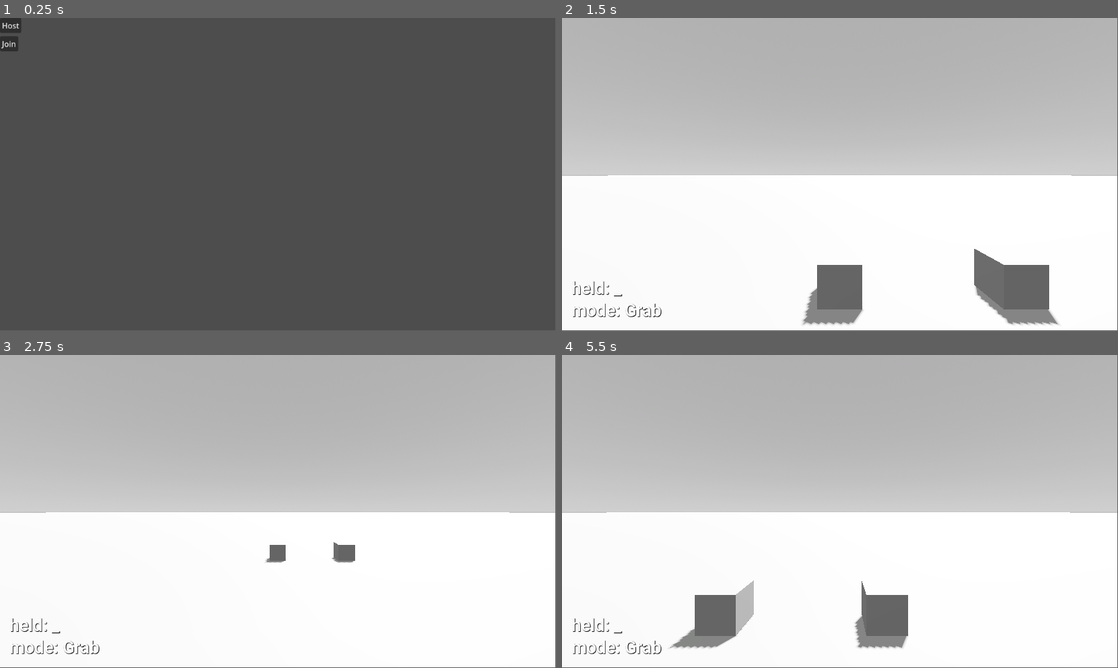
Above: before the commit, frames 1-4 (two rows, left to right).
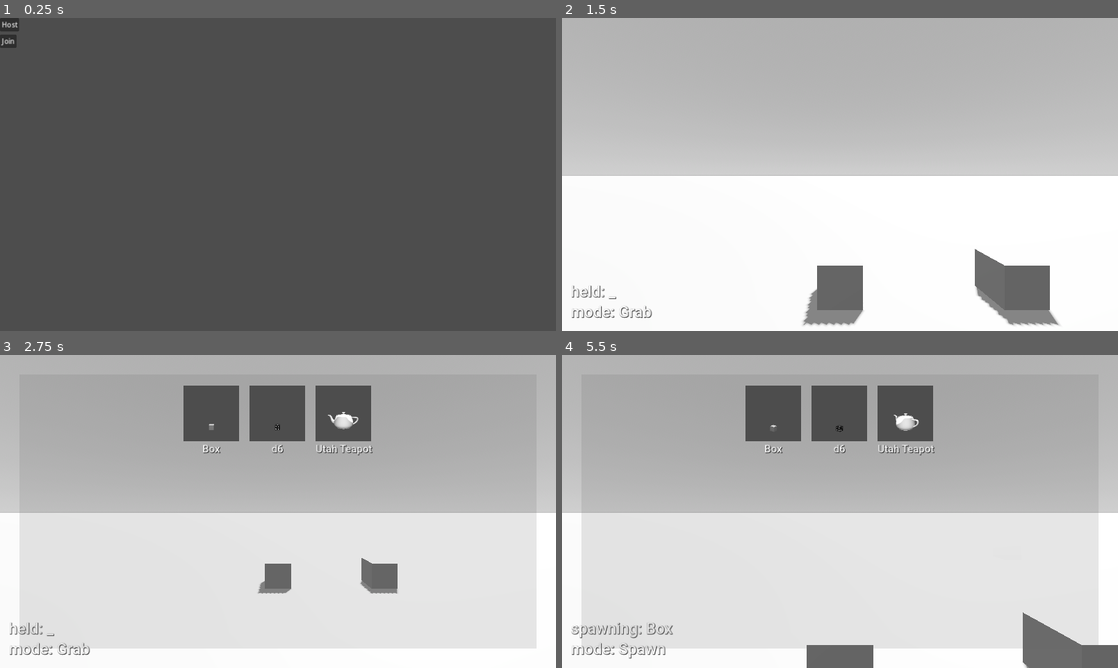
Above: after the commit, the same moments.

Repository: ktnlvr/table
Game: Godot game, scene res://scenes/base.tscn
Two runs of this game, one before a commit and one after it. Both use one fixed random seed, a clock stepped at 60 frames per second and the inputs below.
Inputs (mouse positions are in pixels of both pictures, inside the frame that each line leads up to):
- Up to frame 1 (0.25 s): no input
- Up to frame 2 (1.5 s): tap Enter (Toggle Lock Height) at 0.5 s; move the mouse to (962, 158) at 0.52 s; hold D (Right) 0.53-1.25 s; tap Tab (Assets, bound only after the commit) at 0.6 s; click (962, 158) at 0.67 s; click "Host" at 1.25 s
- Up to frame 3 (2.75 s): tap Space at 2 s; move the mouse to (166, 527) at 2.02 s; hold S (Back) from 2.03 s (still down); tap Shift (Boost) at 2.1 s; tap Tab (Assets, bound only after the commit) at 2.3 s
- Up to frame 4 (5.5 s): release S (Back) at 2.75 s; click (773, 414) at 2.77 s; tap Enter (Toggle Lock Height) at 3.5 s; move the mouse to (895, 442) at 3.52 s; hold D (Right) 3.53-4.28 s; tap Middle mouse button (Copy) at 3.6 s; tap Tab (Assets, bound only after the commit) at 3.8, 4.55, 5.3 s; move the mouse to (812, 574) at 4.27 s; hold W (Forward) 4.28-5.03 s; click (812, 574) at 4.35 s; move the mouse to (1006, 558) at 5.02 s; hold A (Left) from 5.03 s (still down); tap F (Freeze) at 5.1 s
The window is 799x449 before the commit and 800x450 after it. Grey fills any space a smaller window leaves; there, only what the larger window draws over its background counts as a difference.

The runs differ from the first frame. In frame 1, 0.2% of the frame differs, in the area x 0-4%, y 0-11%; in frame 2, 0.9%; in frame 3, 32%; in frame 4, 36%, in the area x 0-100%, y 0-100%.

Commit message:
Add an asset library to pull stuff from

Diff:
--- a/project.godot
+++ b/project.godot
@@ -14,6 +14,17 @@
 run/main_scene="res://scenes/base.tscn"
 config/features=PackedStringArray("4.3", "Forward Plus")
 config/icon="res://icon.svg"
+
+[autoload]
+
+AssetDb="*res://scripts/misc/AssetDB.gd"
+
+[display]
+
+window/size/viewport_width=1280
+window/size/viewport_height=720
+window/stretch/mode="canvas_items"
+window/stretch/aspect="expand"
 
 [input]
 
@@ -114,6 +125,11 @@
 "events": [Object(InputEventKey,"resource_local_to_scene":false,"resource_name":"","device":-1,"window_id":0,"alt_press …(195 unchanged characters)…
 ]
 }
+Assets={
+"deadzone": 0.5,
+"events": [Object(InputEventKey,"resource_local_to_scene":false,"resource_name":"","device":-1,"window_id":0,"alt_pressed":false,"shift_pressed":false,"ctrl_pressed":false,"meta_pressed":false,"pressed":false,"keycode":0,"physical_keycode":4194306,"key_label":0,"unicode":0,"location":0,"echo":false,"script":null)
+]
+}
 
 [physics]
 
--- a/scenes/prefabs/player.tscn
+++ b/scenes/prefabs/player.tscn
@@ -1,9 +1,10 @@
-[gd_scene load_steps=7 format=3 uid="uid://dlfkblp1gg5h4"]
+[gd_scene load_steps=8 format=3 uid="uid://dlfkblp1gg5h4"]
 
 [ext_resource type="Script" path="res://scripts/controls/Controller.gd" id="1_frclp"]
 [ext_resource type="Resource" uid="uid://b6ts5l3pgjq5h" path="res://data/miniatures/D6.tres" id="2_4d8w2"]
 [ext_resource type="Theme" uid="uid://e58brej7v4r5" path="res://ui/main.tres" id="3_dw5ud"]
 [ext_resource type="Material" uid="uid://do0u21ggc6r7i" path="res://materials/ruler.tres" id="4_ivexn"]
+[ext_resource type="PackedScene" uid="uid://cr3u3vm5y3xtw" path="res://scenes/ui/library.tscn" id="5_4oy2b"]
 [ext_resource type="Shader" path="res://shaders/hologram.gdshader" id="5_yrp11"]
 
 [sub_resource type="ShaderMaterial" id="ShaderMaterial_luuyn"]
@@ -53,6 +54,9 @@
 theme_override_font_sizes/font_size = 32
 text = "Lortem Ipsum"
 
+[node name="Asset Library" parent="Camera/Canvas" instance=ExtResource("5_4oy2b")]
+visible = false
+
 [node name="Network Body" type="CSGSphere3D" parent="."]
 cast_shadow = 0
 
--- /dev/null
+++ b/scenes/ui/asset_miniature.tscn
@@ -0,0 +1,59 @@
+[gd_scene load_steps=7 format=3 uid="uid://d3lntfdxef7hj"]
+
+[ext_resource type="Theme" uid="uid://e58brej7v4r5" path="res://ui/main.tres" id="1_ggc6g"]
+[ext_resource type="Script" path="res://scripts/ui/AssetMiniatureCard.gd" id="1_qvsoe"]
+[ext_resource type="ArrayMesh" uid="uid://cet3vdcvmynbp" path="res://data/meshes/Teapot.obj" id="2_u072b"]
+[ext_resource type="Script" path="res://scripts/ui/Spin.gd" id="3_5jbfm"]
+
+[sub_resource type="StyleBoxEmpty" id="StyleBoxEmpty_uvx8j"]
+content_margin_left = 10.0
+content_margin_top = 10.0
+content_margin_right = 10.0
+content_margin_bottom = 10.0
+
+[sub_resource type="ViewportTexture" id="ViewportTexture_6swnw"]
+viewport_path = NodePath("Container/Texture/Viewport")
+
+[node name="Asset Panel" type="PanelContainer"]
+theme_override_styles/panel = SubResource("StyleBoxEmpty_uvx8j")
+script = ExtResource("1_qvsoe")
+
+[node name="Container" type="VBoxContainer" parent="."]
+layout_mode = 2
+theme = ExtResource("1_ggc6g")
+
+[node name="Texture" type="TextureButton" parent="Container"]
+layout_mode = 2
+texture_normal = SubResource("ViewportTexture_6swnw")
+
+[node name="Viewport" type="SubViewport" parent="Container/Texture"]
+own_world_3d = true
+size = Vector2i(128, 128)
+
+[node name="Camera" type="Camera3D" parent="Container/Texture/Viewport"]
+transform = Transform3D(1, 0, 0, 0, 0.991275, 0.131807, 0, -0.131807, 0.991275, 0, 0.5, 1.359)
+fov = 45.0
+size = 1.02941
+
+[node name="Light" type="SpotLight3D" parent="Container/Texture/Viewport/Camera"]
+
+[node name="Mesh" type="MeshInstance3D" parent="Container/Texture/Viewport"]
+transform = Transform3D(0.1, 0, 0, 0, 0.1, 0, 0, 0, 0.1, 0, 0, 0)
+cast_shadow = 0
+mesh = ExtResource("2_u072b")
+script = ExtResource("3_5jbfm")
+bounce_speed = 3.0
+bounce_amplitude = 0.01
+
+[node name="Light" type="DirectionalLight3D" parent="Container/Texture/Viewport"]
+transform = Transform3D(-0.866023, -0.433016, 0.250001, 0, 0.499998, 0.866027, -0.500003, 0.749999, -0.43301, 0, 0, 0)
+shadow_enabled = true
+script = ExtResource("3_5jbfm")
+degrees_per_second = 12.0
+
+[node name="Name" type="Label" parent="Container"]
+layout_mode = 2
+theme = ExtResource("1_ggc6g")
+theme_override_font_sizes/font_size = 24
+text = "Utah Teapot"
+horizontal_alignment = 1
--- /dev/null
+++ b/scenes/ui/library.tscn
@@ -0,0 +1,36 @@
+[gd_scene load_steps=3 format=3 uid="uid://cr3u3vm5y3xtw"]
+
+[ext_resource type="Script" path="res://scripts/ui/AssetLibrary.gd" id="1_28vib"]
+
+[sub_resource type="StyleBoxFlat" id="StyleBoxFlat_3kgmr"]
+content_margin_left = 15.0
+content_margin_top = 15.0
+content_margin_right = 15.0
+content_margin_bottom = 15.0
+bg_color = Color(0.39, 0.39, 0.39, 0.160784)
+
+[node name="Library" type="Control"]
+layout_mode = 3
+anchors_preset = 15
+anchor_right = 1.0
+anchor_bottom = 1.0
+grow_horizontal = 2
+grow_vertical = 2
+script = ExtResource("1_28vib")
+
+[node name="Main" type="Panel" parent="."]
+layout_mode = 2
+offset_left = 45.0
+offset_top = 45.0
+offset_right = 1235.0
+offset_bottom = 675.0
+theme_override_styles/panel = SubResource("StyleBoxFlat_3kgmr")
+
+[node name="Flow" type="FlowContainer" parent="Main"]
+layout_mode = 2
+offset_left = 15.0
+offset_top = 15.0
+offset_right = 1175.0
+offset_bottom = 615.0
+alignment = 1
+last_wrap_alignment = 1
--- a/scripts/controls/Controller.gd
+++ b/scripts/controls/Controller.gd
@@ -3,6 +3,7 @@
 @onready var status_label = $"Camera/Canvas/Status Label"
 @onready var hover_label = $"Camera/Canvas/Hover Label"
 @onready var camera = $"Camera"
+@onready var asset_library = $"Camera/Canvas/Asset Library"
 
 const EPSILON = 0.000001
 
@@ -75,6 +76,9 @@
 	scroll += 1 if _pressed.call("Gentle Up") else 0
 	return scroll
 
+func _is_asset_library_open() -> bool:
+	return asset_library.visible
+
 func _reset_flags():
 	is_moving = false
 	is_ruler_updating = false
@@ -332,6 +336,10 @@
 	$Ruler/Rope/Mesh.scale.y = distance
 	$Ruler/Label.text = str(round(distance))
 
+func _toggle_asset_library():
+	if Input.is_action_just_pressed("Assets"):
+		asset_library.visible = not asset_library.visible
+
 func _sync_network():
 	if is_moving:
 		sync_position.rpc(global_position)
@@ -341,7 +349,10 @@
 func _process(dt: float) -> void:
 	_reset_flags()
 	_display_ruler()
+	_toggle_asset_library()
 	if not is_multiplayer_authority():
+		return
+	if _is_asset_library_open():
 		return
 	_handle_mode_switching()
 	_update_status_text()
@@ -361,6 +372,13 @@
 		camera.queue_free()
 	name = str(get_multiplayer_authority())
 
+	asset_library.asset_miniature_clicked.connect(
+		func(miniature):
+			_switch_to_mode(MODE_SPAWN)
+			asset_library.visible = false
+			active_miniature = miniature
+	)
+
 @rpc("unreliable")
 func sync_position(authority_position):
 	global_position = authority_position
--- a/scripts/data/Miniature.gd
+++ b/scripts/data/Miniature.gd
@@ -11,6 +11,7 @@
 var _cached_volume: float = INF
 var _cached_deduced_face_values: Dictionary
 var _cached_vertical_support: float = INF
+var _cached_center: Vector3 = Vector3.INF
 
 func vertical_support_height():
 	if _cached_vertical_support == INF:
@@ -65,6 +66,28 @@
 func mass() -> float:
 	return volume() * density
 
+func center() -> Vector3:
+	# https://stackoverflow.com/questions/48918530/how-to-compute-the-centroid-of-a-mesh-with-triangular-faces
+	# doesn't seem correct because of
+	# https://stackoverflow.com/questions/66891594/calculate-the-centroid-of-a-3d-mesh-of-triangles
+	# but fine overall, i'm not doing rocket science after all
+	if _cached_center == Vector3.INF:
+		var mesh_data = MeshDataTool.new()
+		mesh_data.create_from_surface(mesh(), 0)
+		var total_area = 0
+		var centroid = Vector3.ZERO
+		for i in range(mesh_data.get_face_count()):
+			var p0 = mesh_data.get_vertex(mesh_data.get_face_vertex(i, 0))
+			var p1 = mesh_data.get_vertex(mesh_data.get_face_vertex(i, 1))
+			var p2 = mesh_data.get_vertex(mesh_data.get_face_vertex(i, 2))
+			var area = 0.5 * (p1 - p0).cross(p2 - p0).length()
+			var center = (p0 + p1 + p2) / 3
+			centroid += area * center
+			total_area += area
+		centroid /= total_area
+		_cached_center = centroid
+	return _cached_center
+
 func deduce_faces_values():
 	if not _cached_deduced_face_values.is_empty():
 		return
--- /dev/null
+++ b/scripts/misc/AssetDB.gd
@@ -0,0 +1,11 @@
+extends Node
+
+var miniatures = []
+
+func _load_builtins():
+	miniatures.append(preload("res://data/miniatures/Box.tres"))
+	miniatures.append(preload("res://data/miniatures/D6.tres"))
+	miniatures.append(preload("res://data/miniatures/Teapot.tres"))
+
+func _ready():
+	_load_builtins()
--- /dev/null
+++ b/scripts/ui/AssetLibrary.gd
@@ -0,0 +1,34 @@
+extends Control
+
+@onready var asset_card = preload("res://scenes/ui/asset_miniature.tscn")
+
+@onready var card_container = $Main/Flow
+
+signal asset_miniature_clicked(miniature: Miniature)
+
+func _add_miniature(miniature: Miniature):
+	var instance = asset_card.instantiate()
+	instance.name = miniature.display_name
+	assert(instance is AssetMiniatureCard)
+	instance.miniature = miniature
+
+	card_container.add_child(instance)
+	var card = instance.get_node("Container")
+
+	var name: Label = card.get_node("Name")
+	name.text = miniature.display_name
+
+	var mesh: MeshInstance3D = card.get_node("Texture/Viewport/Mesh")
+	mesh.mesh = miniature.mesh()
+	if miniature.material:
+		mesh.material_override = miniature.material
+
+	var texture_button: TextureButton = card.get_node("Texture")
+	texture_button.button_down.connect(
+		func():
+			asset_miniature_clicked.emit(miniature)
+	)
+
+func _ready() -> void:
+	for miniature in AssetDb.miniatures:
+		_add_miniature(miniature)
--- /dev/null
+++ b/scripts/ui/AssetMiniatureCard.gd
@@ -0,0 +1,4 @@
+class_name AssetMiniatureCard
+extends Node
+
+var miniature: Miniature = null;
--- /dev/null
+++ b/scripts/ui/Spin.gd
@@ -0,0 +1,12 @@
+extends Node3D
+
+@export var axis := Vector3.UP
+@export var degrees_per_second := 120.
+@export var bounce_speed = 0.
+@export var bounce_amplitude = 0.
+@export var time = 0
+
+func _process(dt: float):
+	time += dt
+	rotate(axis, deg_to_rad(degrees_per_second * dt))
+	translate(Vector3.UP * bounce_amplitude * sin(bounce_speed * time))
Not shown, added: scenes/ui/libC5BC.tmp
